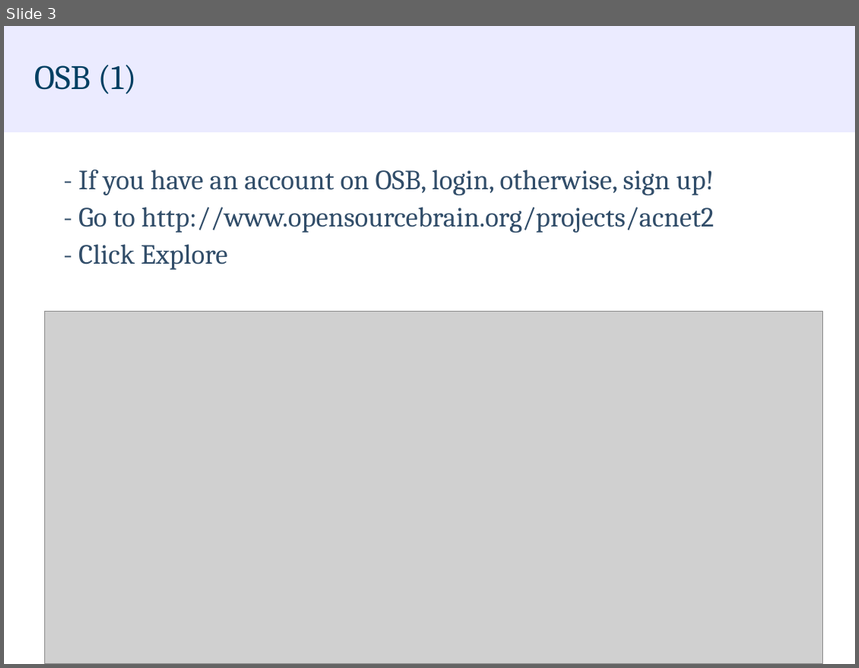
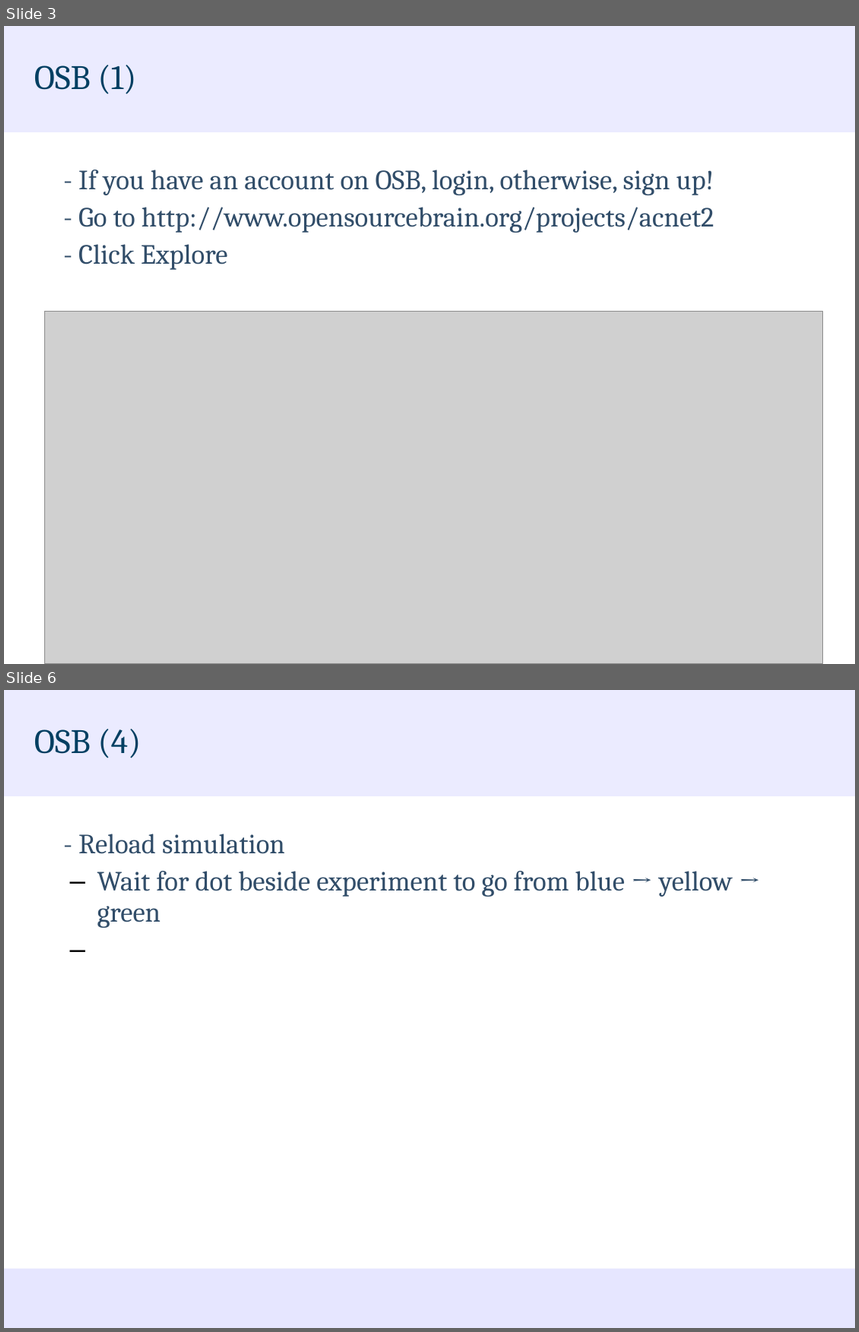
Before and after one commit to NeuroML/Presentations, a slide deck: NeuroML2_LEMS_OSB_HandsOn.odp. Shown one above the other, each under a label of ours: slide 3 before the commit, slides 3 and 6 after it; the slides between them are not shown. The pictures are 859x668 and 859x1332 pixels, drawn with LibreOffice and Linux fonts; fonts in the diff are those of the drawing; grey boxes stand for pictures; background and template pictures are left out. Boxes give left, top, right and bottom in pixels: in the first picture for what was removed or moved away, otherwise in the second. Text is boxed around its words. In the diff, an @@ line names an element or a change of style, - is before the commit and + after.

```diff
--- a/NeuroML2_LEMS_OSB_HandsOn.odp
+++ b/NeuroML2_LEMS_OSB_HandsOn.odp
@@ slide 6 added at [4, 690, 855, 1328], background #FFFFFF; not listed: 2 template elements that a slide beside it also shows @@
@@ title added at [34, 729, 142, 758], 32 pt, text #023F62 @@
+OSB (4)
@@ text added at [78, 834, 733, 928], 26 pt, text #314D69 @@
+- Reload simulation
+  – Wait for dot beside experiment to go from blue → yellow → green
```
Also in this commit, not shown: 2 slides changed, 2 other slides added.
